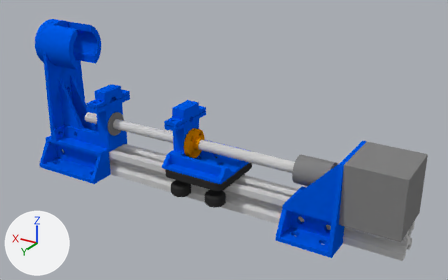
The Blender file blender/syringepump_1bar_optimized.blend as it was, and as the next commit left it.
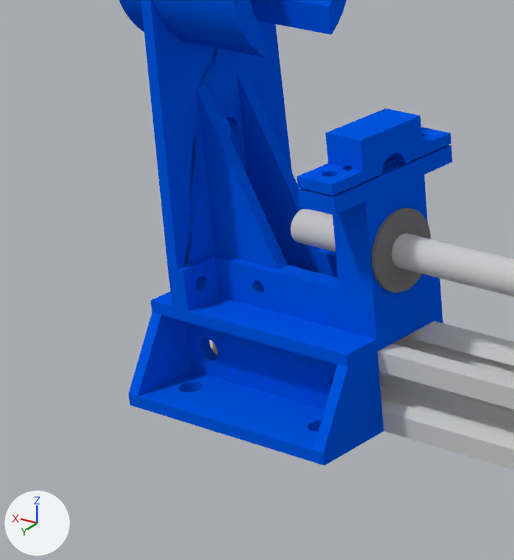
Each version appears first whole from a 50 mm camera at (-2.54, 3.53, 2.26) aimed at (-0.36, -0.09, 0.45), and next in a close-up on the part from 1% to 33% of the width and 19% to 75% of the height. The axes (+X, +Y, +Z) are drawn at lower left. The lights are the same throughout.

In view in the first close-up: 'ballbearing', 'bodyclamp', 'bodymountlower', 'bodymountupper', 'leadscrew', 'linearrails'.
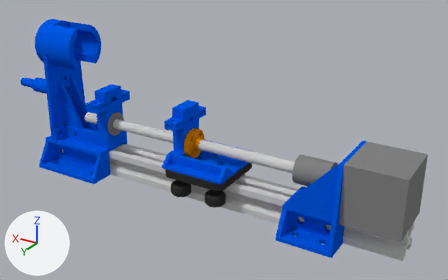
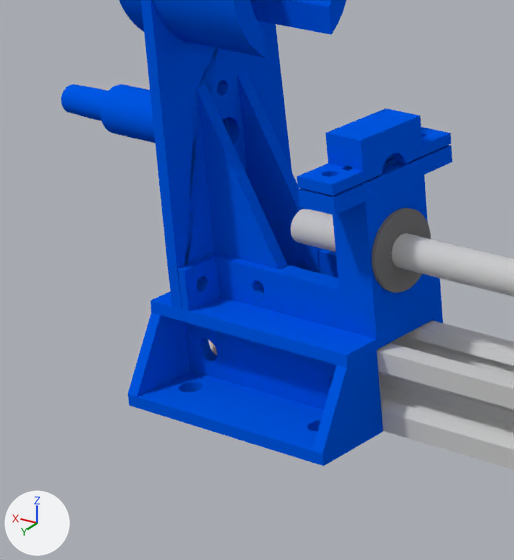
Pixel boxes [x1, y1, x2, y2] of what changed, in the close-ups (514 x 560 px; the box of a moved part takes in the faces that stretch with it):
'tipadapter', added (blue): after [61, 83, 229, 143]
part 1 of me_cube_008, moved or reshaped: before [128, 249, 434, 466]; after [128, 249, 435, 466]

Diff of the bpy script that builds the scene:
```diff
--- a/blender/syringepump_1bar_optimized.blend.py
+++ b/blender/syringepump_1bar_optimized.blend.py
@@ me_cube_008 @@
 # used by ob_bodymountupper; location = (-0.22, 0.0, 0.0)
-me_cube_008.from_pydata(...)  # 101 vertices, 96 faces; spans x 0.82..1.42, y -0.3..0.3, z 0.0..0.6
+me_cube_008.from_pydata(...)  # 101 vertices, 96 faces; spans x 0.82..1.42, y -0.3..0.302, z 0.0..0.6
+# me_cube_008 part 1: 59 of 101 vertices moved; they spanned x 0.82..1.42, y -0.2..0.3, z 0.0..0.33 and now span x 0.82..1.42, y -0.2..0.302, z 0.0..0.33; mean shift (-0.002, 0.0, 0.001); largest move (1.42, 0.1, 0.2) -> (1.42, 0.102, 0.205)
 me_cube_008.materials.append(mat_blue)
@@ me_cube_001 @@
+me_cube_001.from_pydata(...)  # a box spanning x -16.0..16.0, y -6.0..6.0, z 0.0..3.0
+me_cube_001.materials.append(mat_blue)  # blue #0059e7
@@ me_cylinder_015 @@
+me_cylinder_015.from_pydata(...)  # 640 vertices, 514 faces; spans x -4.0..4.0, y -4.0..4.0, z 9.0..70.0
@@ me_cylinder @@
+me_cylinder.from_pydata(...)  # 640 vertices, 515 faces; spans x -6.0..6.0, y -6.0..6.0, z 2.0..47.0
@@ me_cylinder_011 @@
+me_cylinder_011.from_pydata(...)  # a 64-sided cylinder along z spanning x -12.8..-9.2, y -1.8..1.8, z -5.0..5.0; a 64-sided cylinder along z spanning x 9.2..12.8, y -1.8..1.8, z -5.0..5.0
@@ ob_tipadapter @@
+ob_tipadapter = bpy.data.objects.new('tipadapter', me_cube_001)
+ob_tipadapter.location = (1.14, 0.0, 0.6)
+ob_tipadapter.rotation_euler = (0.0, 1.571, 0.0)  # degrees (0, 90, 0)
+ob_tipadapter.scale = (0.01, 0.01, 0.01)
+_m = ob_tipadapter.modifiers.new('Boolean.001', 'BOOLEAN')
+_m.object = ob_add1
+_m.operation = 'UNION'
+_m.solver = 'FLOAT'
+_m = ob_tipadapter.modifiers.new('Boolean', 'BOOLEAN')
+_m.object = ob_subtract3
+_m.solver = 'FLOAT'
+_m = ob_tipadapter.modifiers.new('Boolean.002', 'BOOLEAN')
+_m.object = ob_holes10
+_m.solver = 'FLOAT'
@@ ob_subtract3 @@
+ob_subtract3 = bpy.data.objects.new('subtract3', me_cylinder_015)
+ob_subtract3.location = (0.98, 0.0, 0.6)
+ob_subtract3.rotation_euler = (0.0, 1.571, 0.0)  # degrees (0, 90, 0)
+ob_subtract3.scale = (0.01, 0.01, 0.01)
+ob_subtract3.hide_viewport = True
@@ ob_add1 @@
+ob_add1 = bpy.data.objects.new('add1', me_cylinder)
+ob_add1.location = (1.14, 0.0, 0.6)
+ob_add1.rotation_euler = (0.0, 1.571, 0.0)  # degrees (0, 90, 0)
+ob_add1.scale = (0.01, 0.01, 0.01)
+ob_add1.hide_viewport = True
@@ ob_holes10 @@
+ob_holes10 = bpy.data.objects.new('holes10', me_cylinder_011)
+ob_holes10.location = (1.14, 0.0, 0.6)
+ob_holes10.rotation_euler = (0.0, 1.571, 0.0)  # degrees (0, 90, 0)
+ob_holes10.scale = (0.01, 0.01, 0.01)
+ob_holes10.hide_viewport = True
```
